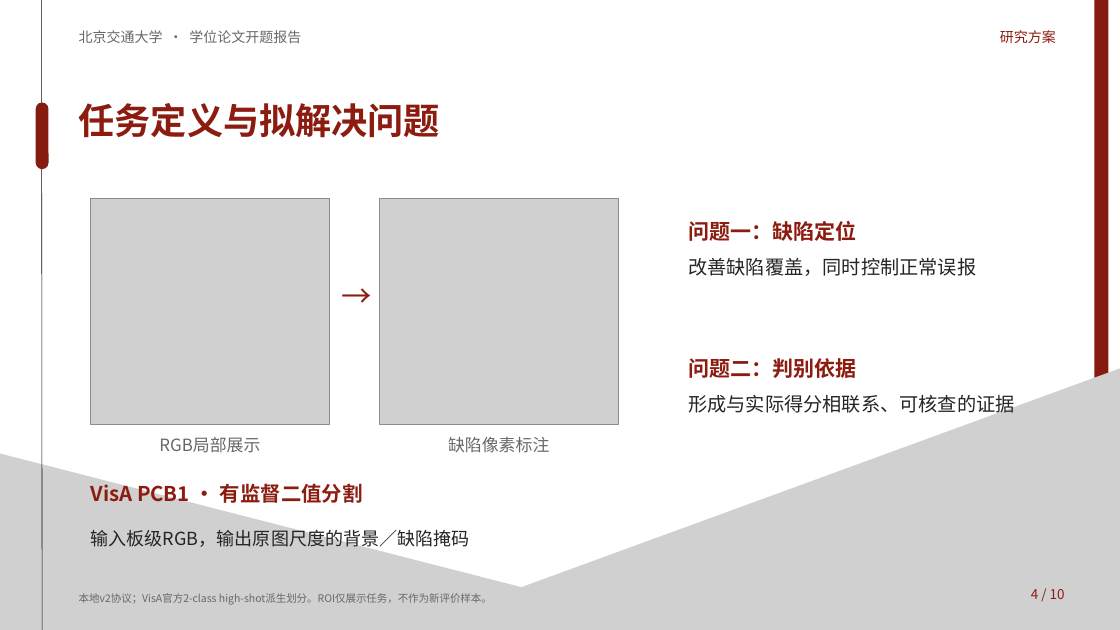
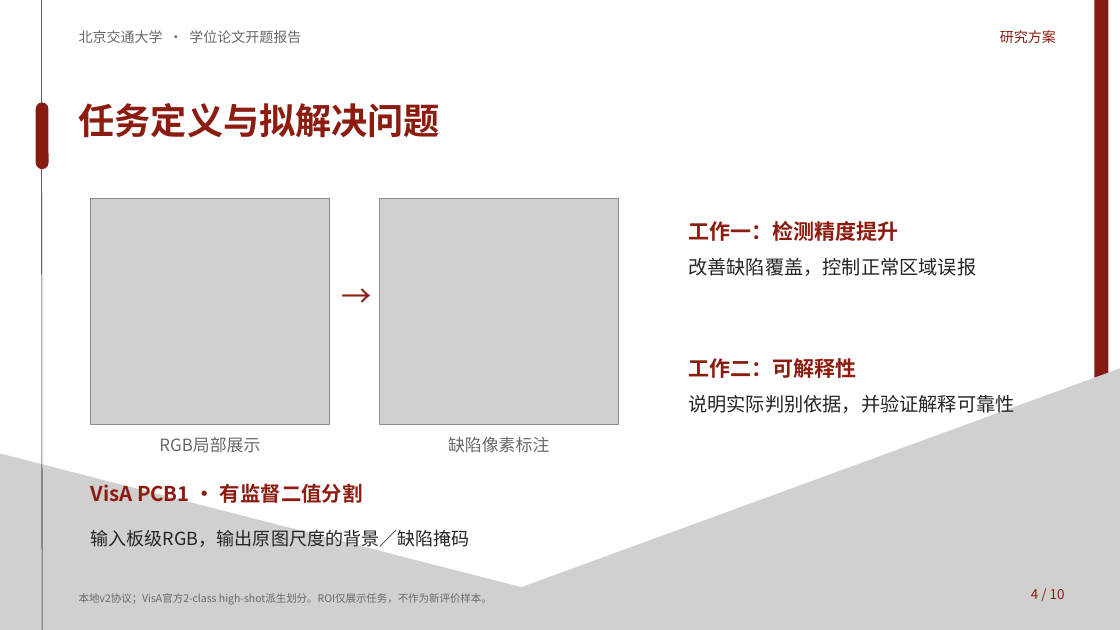
Before and after one commit to lrw-666/AI_Try, a slide deck: slide 4 of docs/presentations/pcb-thesis-proposal/pcb-thesis-proposal-draft.pptx. Drawn at 1120x630 pixels with LibreOffice and Linux fonts; fonts in the diff are those of the drawing; grey boxes stand for pictures. Boxes give left, top, right and bottom in pixels: in the first picture for what was removed or moved away, otherwise in the second. Text is boxed around its words. In the diff, an @@ line names an element or a change of style, - is before the commit and + after.

```diff
--- a/docs/presentations/pcb-thesis-proposal/pcb-thesis-proposal-draft.pptx
+++ b/docs/presentations/pcb-thesis-proposal/pcb-thesis-proposal-draft.pptx
@@ text at box(688, 221, 898, 241): text changed @@
-问题一：缺陷定位
+工作一：检测精度提升
@@ text at box(688, 258, 976, 276): text changed @@
-改善缺陷覆盖，同时控制正常误报
+改善缺陷覆盖，控制正常区域误报
@@ text at box(688, 358, 856, 378): text changed @@
-问题二：判别依据
+工作二：可解释性
@@ text at box(688, 395, 1014, 417): text changed @@
-形成与实际得分相联系、可核查的证据
+说明实际判别依据，并验证解释可靠性
```
Also in this commit, not shown: 12 other slides changed, 18 other files.
